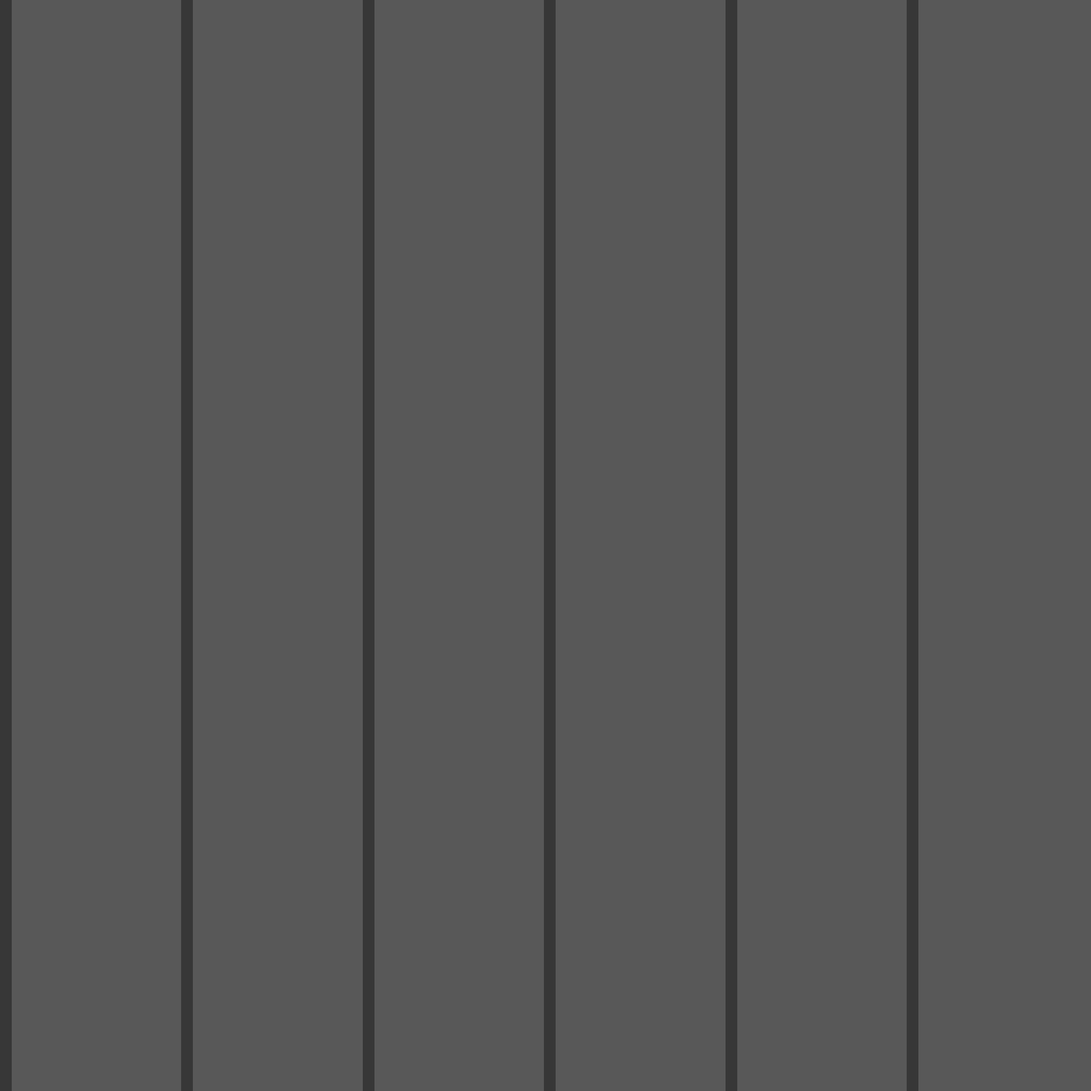
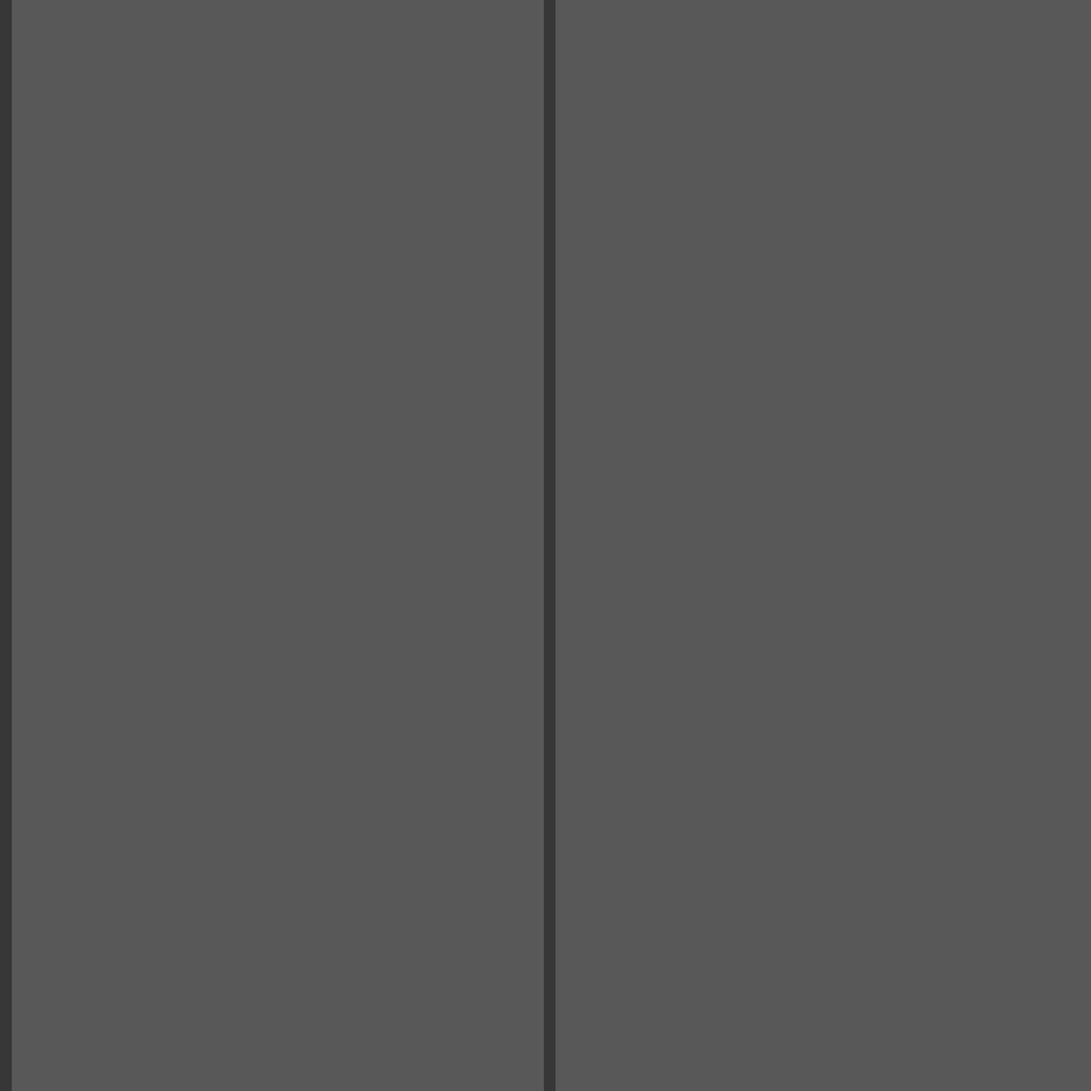
Two versions of the same layered image (1091×1091). Layer-by-layer changes:
hid "Layer 9 copy 5" over (907, 0, 919, 1091)
hid "Layer 9 copy 4" over (725, 0, 738, 1091)
hid "Layer 9 copy 2" over (362, 0, 375, 1091)
hid "Layer 9 copy" over (181, 0, 193, 1091)
